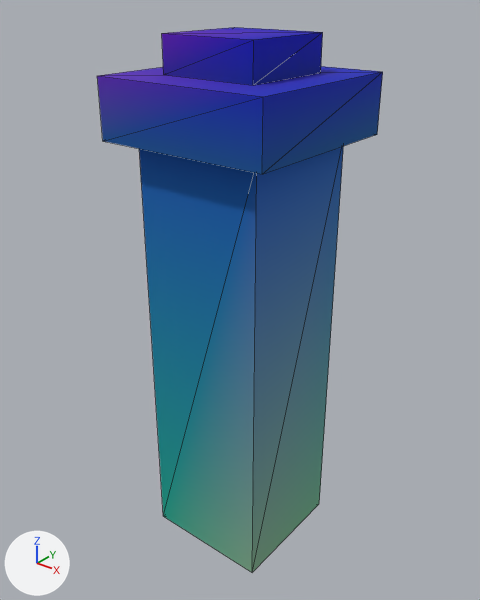
One commit to the glTF model assets/kit/chimney_stack.glb: the scene before it, then after it.
Rendered twice from a 50 mm camera at (1.71, -2.15, 2.59) aimed at (-0.02, 0.01, 1.25). Every picture has the same lights, and +X, +Y and +Z are marked at lower left. The picture after the commit comes second. Mesh edges are drawn as thin lines. Vertices at exactly the same position are counted once.

In view in the first picture: 'stack'.
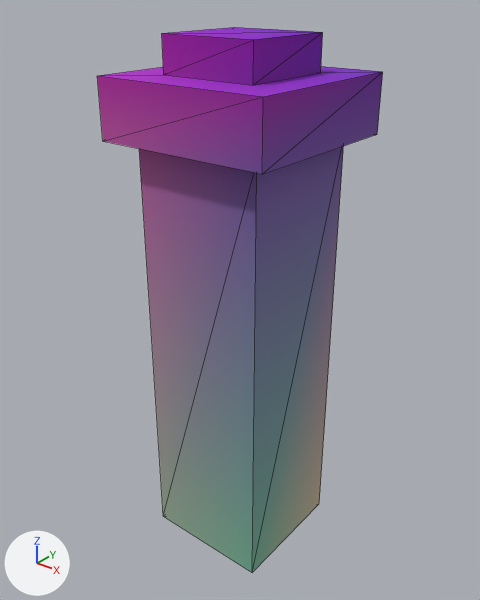
Boxes [x1, y1, x2, y2] around the edits, measured in the pictures (480 x 600 px):
```json
{"part": 1, "of": "me_stack", "change": "recoloured", "before": [162, 32, 383, 174], "after": [162, 32, 383, 174], "on screen": "blue to purple"}
{"part": 2, "of": "me_stack", "change": "recoloured", "before": [97, 76, 263, 516], "after": [97, 76, 263, 516], "on screen": "lighter"}
{"part": 3, "of": "me_stack", "change": "recoloured", "before": [164, 146, 343, 556], "after": [164, 146, 343, 556]}
{"part": 4, "of": "me_stack", "change": "recoloured", "before": [100, 27, 380, 97], "after": [100, 27, 380, 97], "on screen": "blue to purple"}
```

The change, as JSON lines over the scene's bpy script:
```json
{"block": "me_stack", "where": "me_stack.from_pydata(...)  # 24 vertices, 36 faces; spans x -0.4..0.4, y -0.4..0.4, z 0.0..2.4"}
{"block": "me_stack", "where": "# used by ob_stack; location = (0.0, 0.0, 0.0)"}
{"block": "me_stack", "change": "me_stack part 1: 14 faces centred in x -0.22..0.4, y -0.22..0.4, z 2.0..2.35 are repainted in the vertex colours; the middle colour goes from blue #002ac2 to purple #9b2acd"}
{"block": "me_stack", "change": "me_stack part 2: 8 faces centred in x -0.4..0.13, y -0.4..0.4, z 1.33..2.17 are repainted in the vertex colours; the middle colour goes from blue #0061d6 to pink #cb62cc"}
{"block": "me_stack", "change": "me_stack part 3: 8 faces centred in x -0.3..0.3, y -0.3..0.3, z 0.0..1.33 are repainted in the vertex colours; the middle colour goes from cyan #5bc4b2 to green #87d0bd"}
{"block": "me_stack", "change": "me_stack part 4: 6 faces centred in x -0.13..0.13, y -0.13..0.13, z 2.0..2.4 are repainted in the vertex colours; the middle colour goes from blue #0028eb to purple #a828fe"}
```
